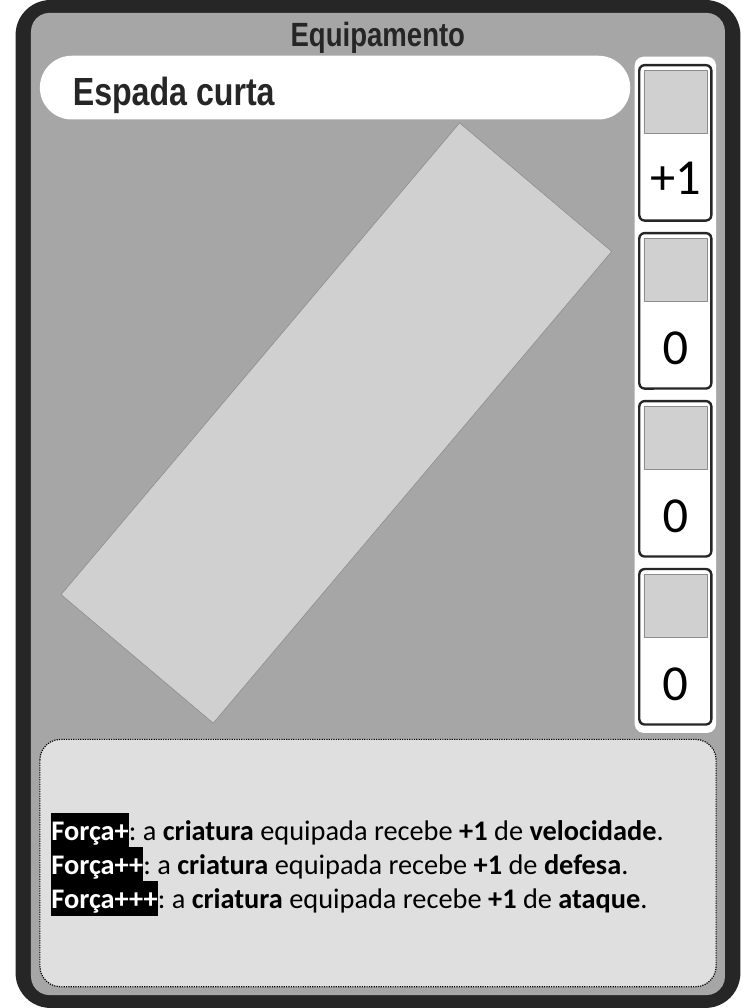
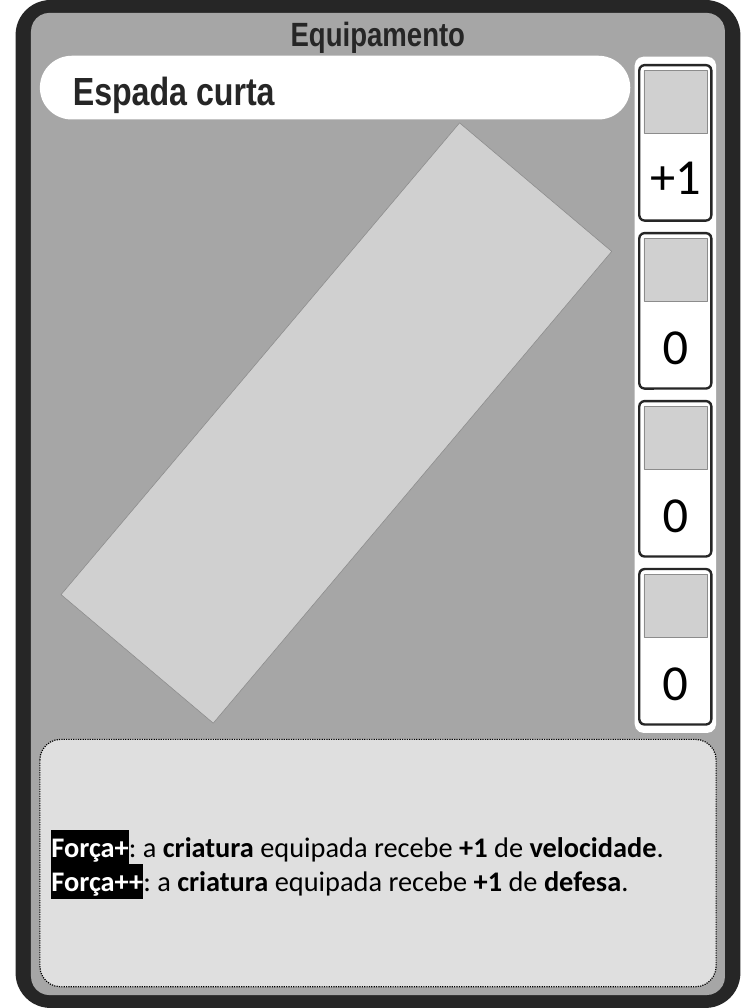
Before and after one commit to Aleyxom/Minimalist-Card-Game, a slide deck: slide 8 of slides tipos cartas/criaturas.pptx. Drawn at 756x1008 pixels with LibreOffice and Linux fonts; fonts in the diff are those of the drawing; grey boxes stand for pictures. Boxes give left, top, right and bottom in pixels: in the first picture for what was removed or moved away, otherwise in the second. Text is boxed around its words. In the diff, an @@ line names an element or a change of style, - is before the commit and + after.

Commit message:
mais alguns equip. criados

```diff
--- a/slides tipos cartas/criaturas.pptx
+++ b/slides tipos cartas/criaturas.pptx
@@ text in rounded rectangle at (51,884,647,915): paragraph removed @@
-Força+++: a criatura equipada recebe +1 de ataque.
```
Also in this commit, not shown: 1 other slide changed, 3 slides added, 8 other files.
